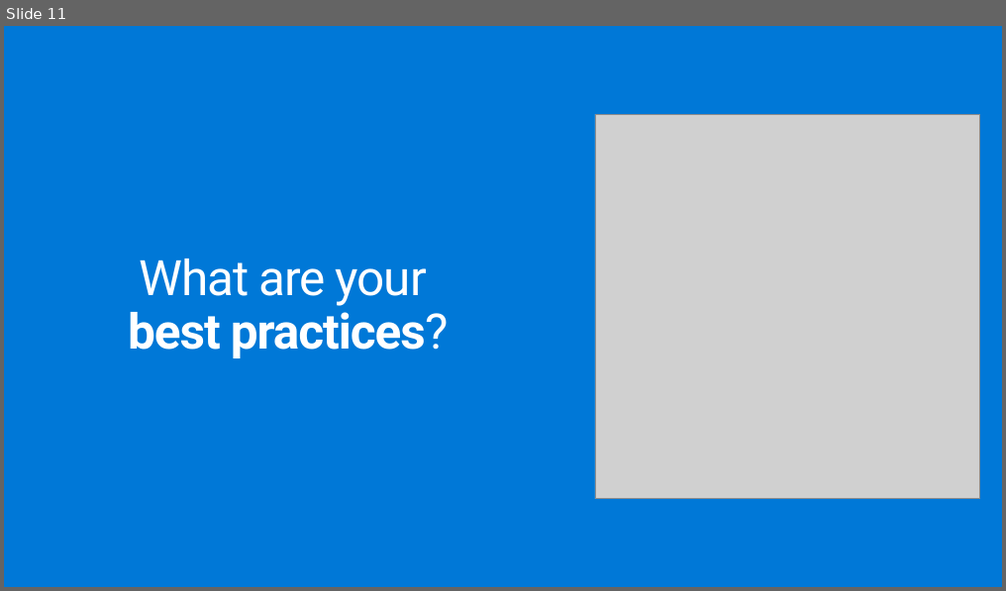
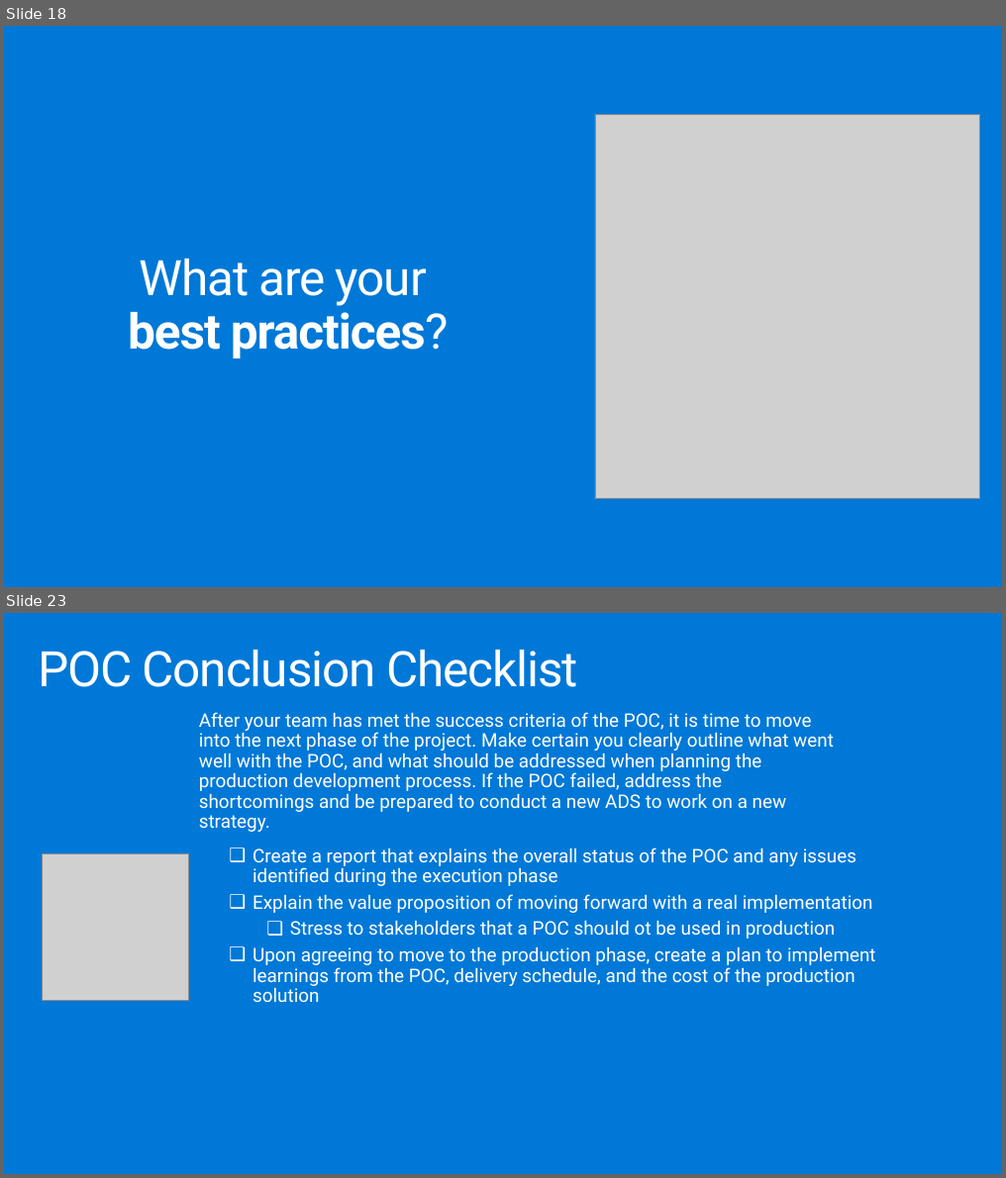
Before and after one commit to solliancenet/ica-wbs, a slide deck: Financial service modernization workshop/mastering-the-ads-deck.pptx. Shown one above the other, each under a label of ours: slide 11 before the commit, slides 18 and 23 after it; the slides between them are not shown. The pictures are 1006x591 and 1006x1178 pixels, drawn with LibreOffice and Linux fonts; fonts in the diff are those of the drawing; grey boxes stand for pictures. Boxes give left, top, right and bottom in pixels: in the first picture for what was removed or moved away, otherwise in the second. Text is boxed around its words. In the diff, an @@ line names an element or a change of style, - is before the commit and + after.

```diff
--- a/Financial service modernization workshop/mastering-the-ads-deck.pptx
+++ b/Financial service modernization workshop/mastering-the-ads-deck.pptx
@@ slide 23 added at (4,613,1002,1174), background #0078D7 @@
@@ title added at (38,650,578,687), 47 pt, text #FFFFFF @@
+POC Conclusion Checklist
@@ text added at (199,712,834,832), 18 pt, text #FFFFFF @@
+After your team has met the success criteria of the POC, it is time to move into the next phase of the project. Make certain you clearly outline what went well with the POC, and what should be addressed when planning the production development process. If the POC failed, address the shortcomings and be prepared to conduct a new ADS to work on a new strategy.
@@ text added at (252,848,876,1003), 18 pt, text #FFFFFF @@
+❑ Create a report that explains the overall status of the POC and any issues identified during the execution phase
+❑ Explain the value proposition of moving forward with a real implementation
+  ❑ Stress to stakeholders that a POC should ot be used in production
+❑ Upon agreeing to move to the production phase, create a plan to implement learnings from the POC, delivery schedule, and the cost of the production solution
@@ picture added at (43,854,188,1000) @@
@@ what was slide 11 is now slide 18 @@
```
Also in this commit, not shown: 1 slide changed, 11 other slides added.
